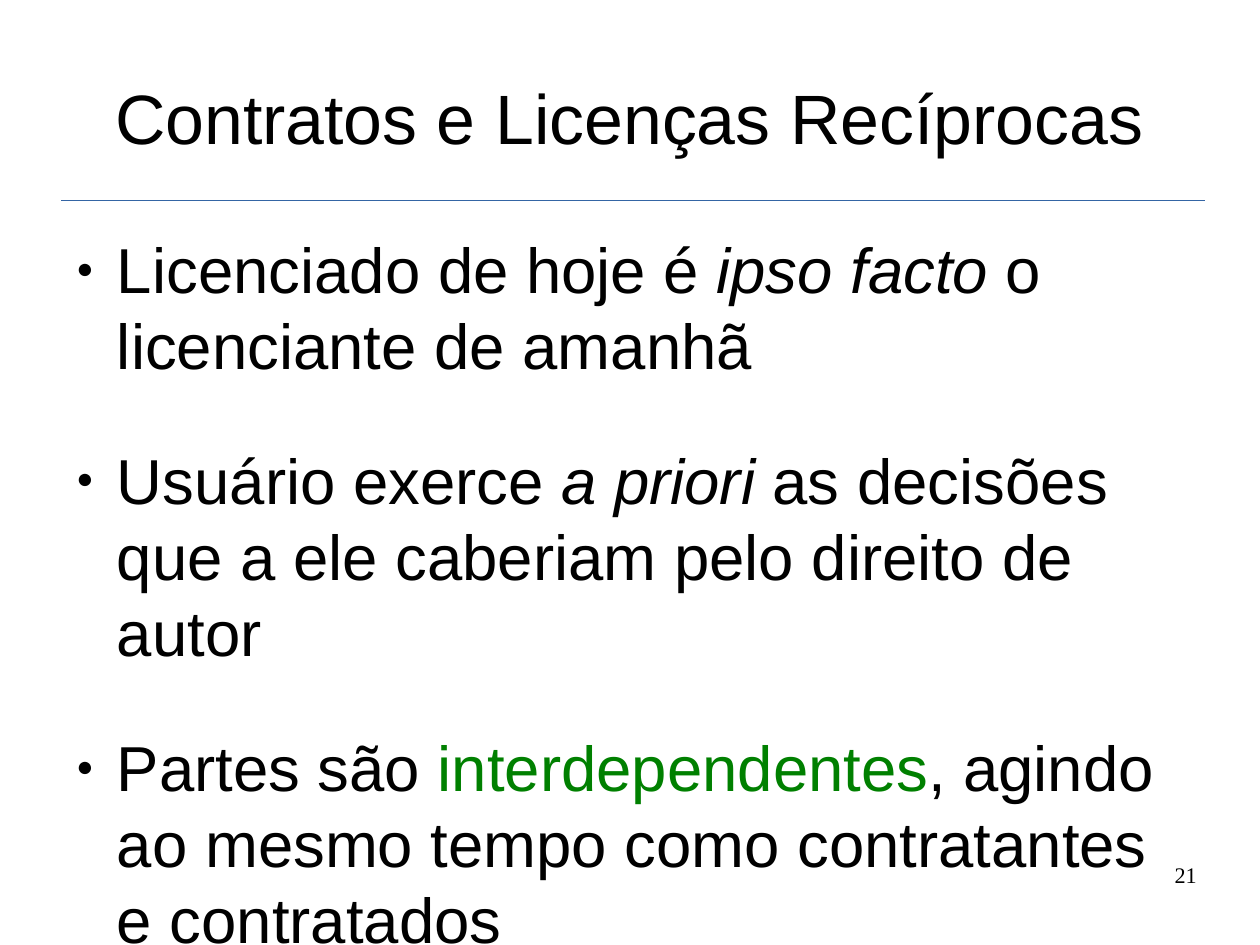
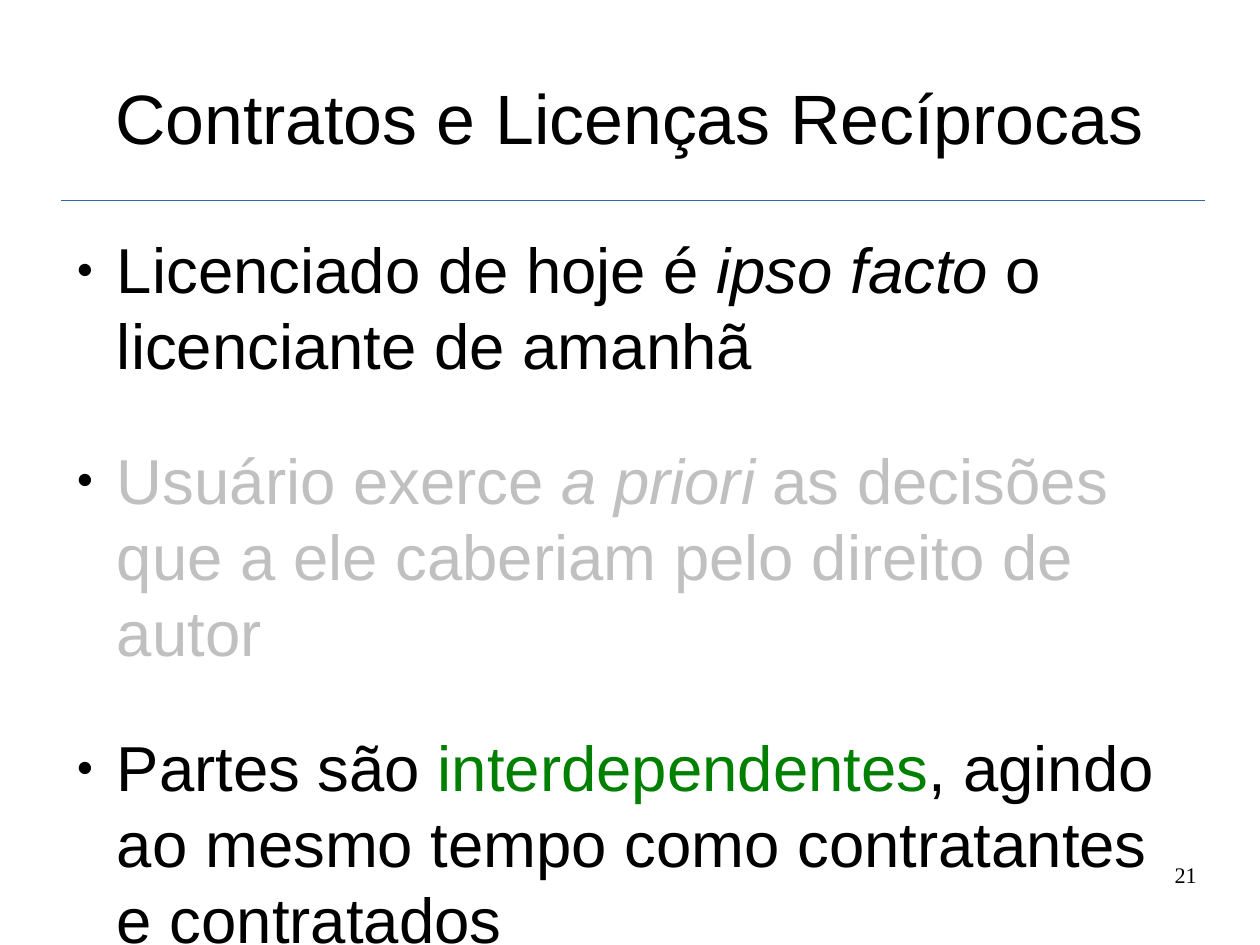
Before and after one commit to fernandocastor/aulas_floss, a slide deck: slide 21 of 09_Licencas/09_aspectos_juridicos.odp. Drawn at 1260x945 pixels with LibreOffice and Linux fonts; fonts in the diff are those of the drawing. Boxes give left, top, right and bottom in pixels: in the first picture for what was removed or moved away, otherwise in the second. Text is boxed around its words. In the diff, an @@ line names an element or a change of style, - is before the commit and + after.

```diff
--- a/09_Licencas/09_aspectos_juridicos.odp
+++ b/09_Licencas/09_aspectos_juridicos.odp
@@ text at bbox=[117, 457, 1108, 656]: text colour #000000 to #C0C0C0 in "Usuário exerce a priori as decisões que ..." @@
```
Also in this commit, not shown: 7 other files.
